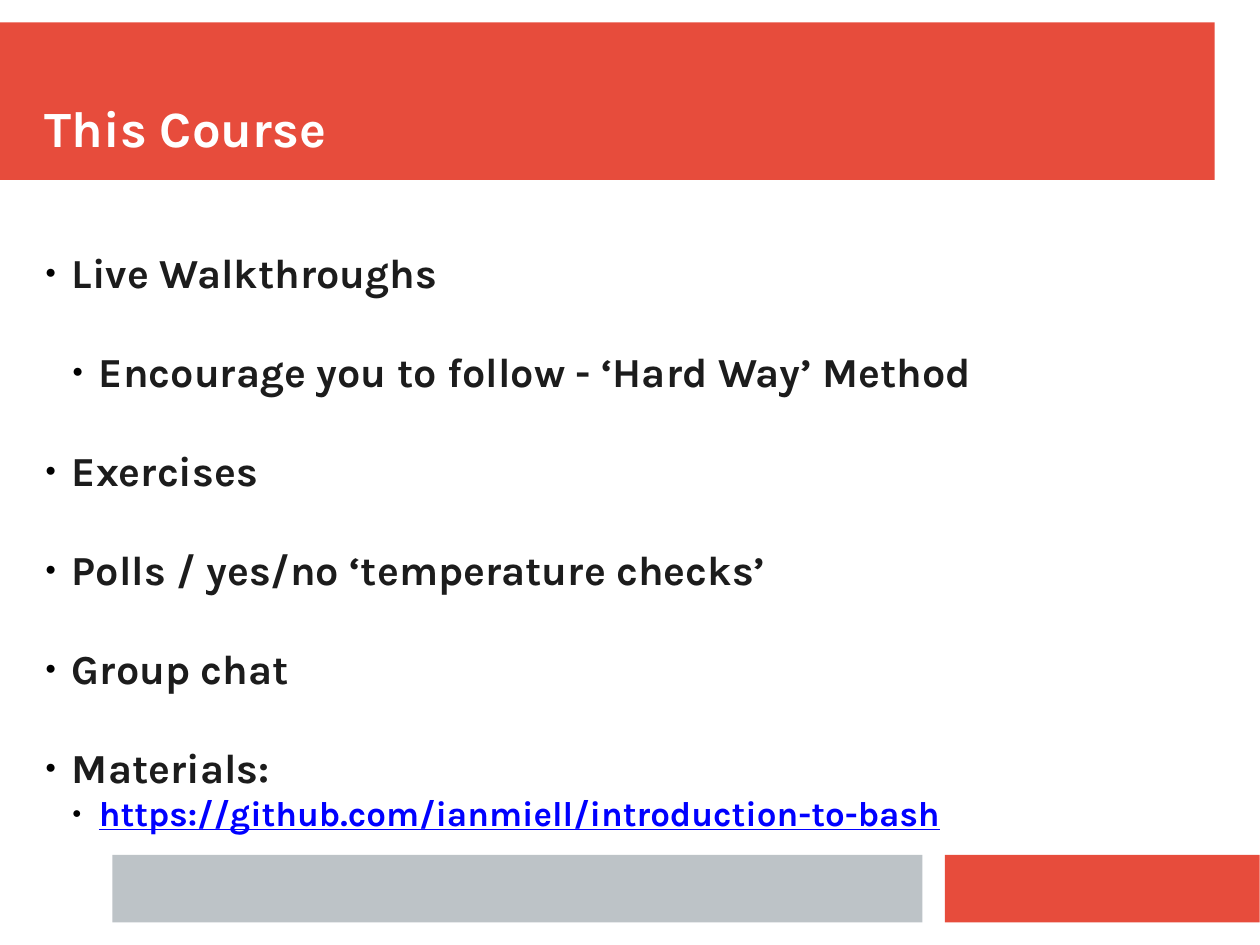
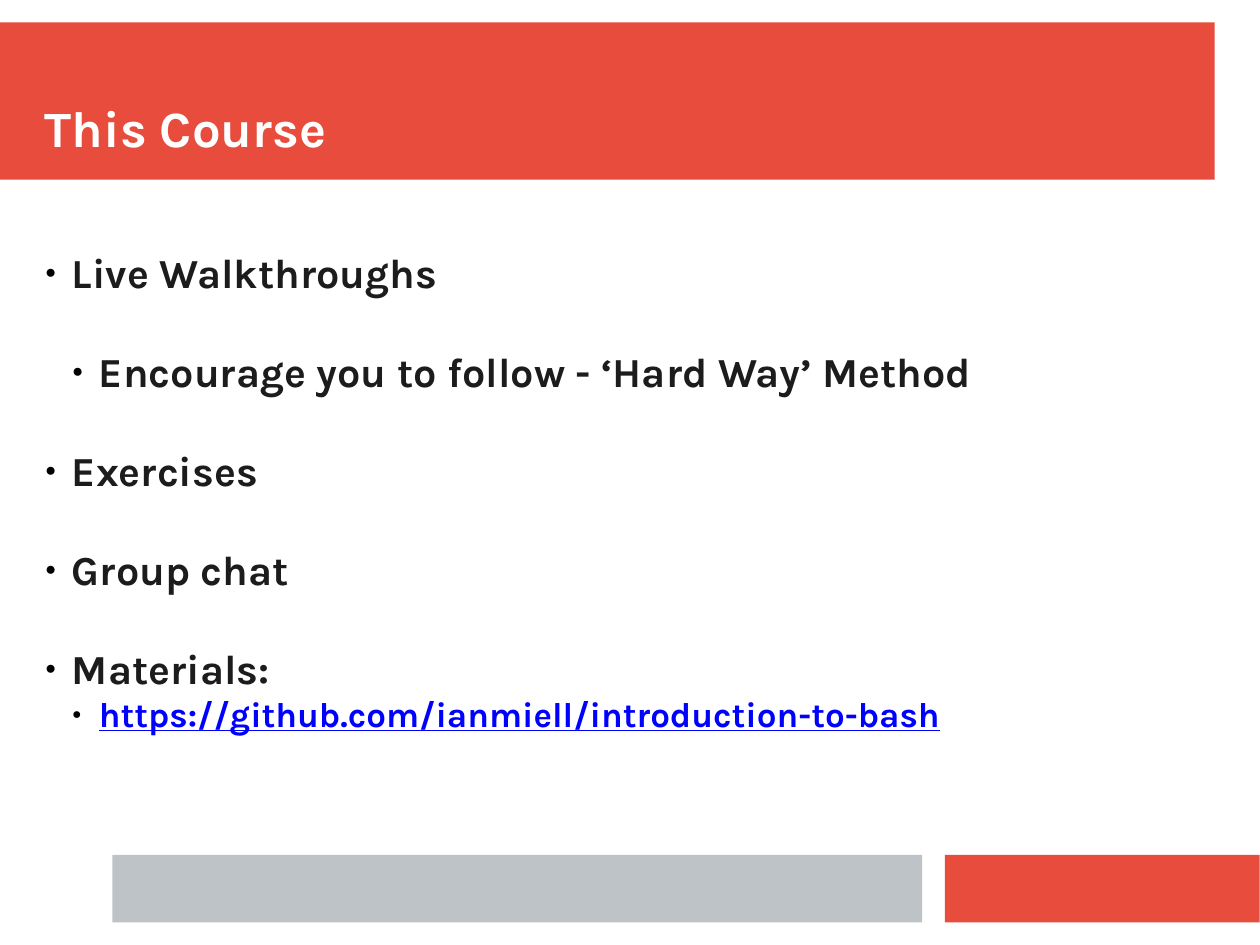
Before and after one commit to ianmiell/introduction-to-bash, a slide deck: slide 3 of slides/introduction_to_bash.pptx (slide 4 before the commit). Drawn at 1260x945 pixels with LibreOffice and Linux fonts; fonts in the diff are those of the drawing. Boxes give left, top, right and bottom in pixels: in the first picture for what was removed or moved away, otherwise in the second. Text is boxed around its words. In the diff, an @@ line names an element or a change of style, - is before the commit and + after.

```diff
--- a/slides/introduction_to_bash.pptx
+++ b/slides/introduction_to_bash.pptx
@@ text "Live Walkthroughs" at <box>72,258,971,736</box>: indent changed @@
@@ text at <box>72,554,765,596</box>: paragraph removed @@
-● Polls / yes/no ‘temperature checks’
```
Also in this commit, not shown: 55 other slides changed, 2 slides removed, 1 other file.
